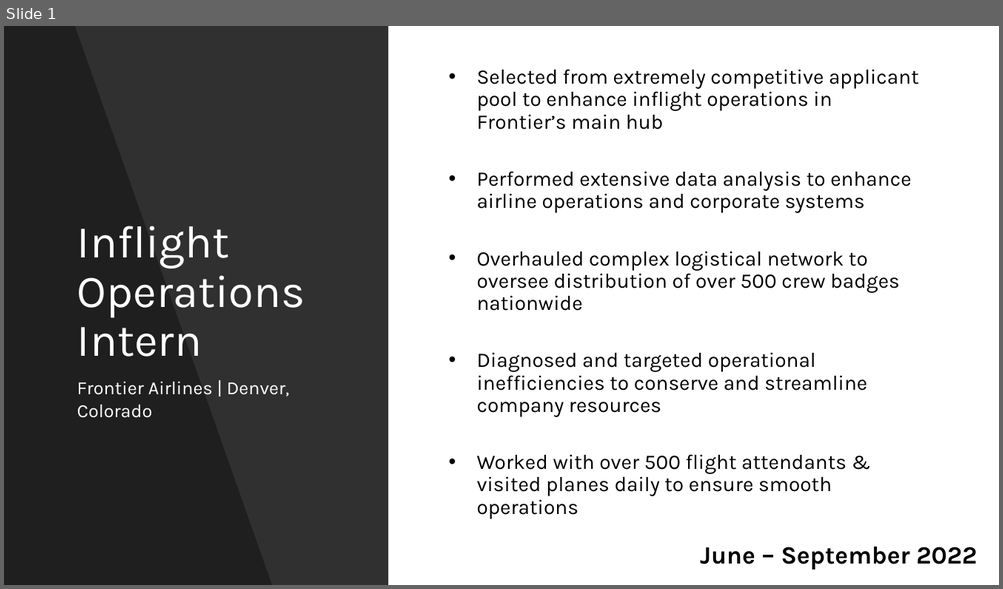
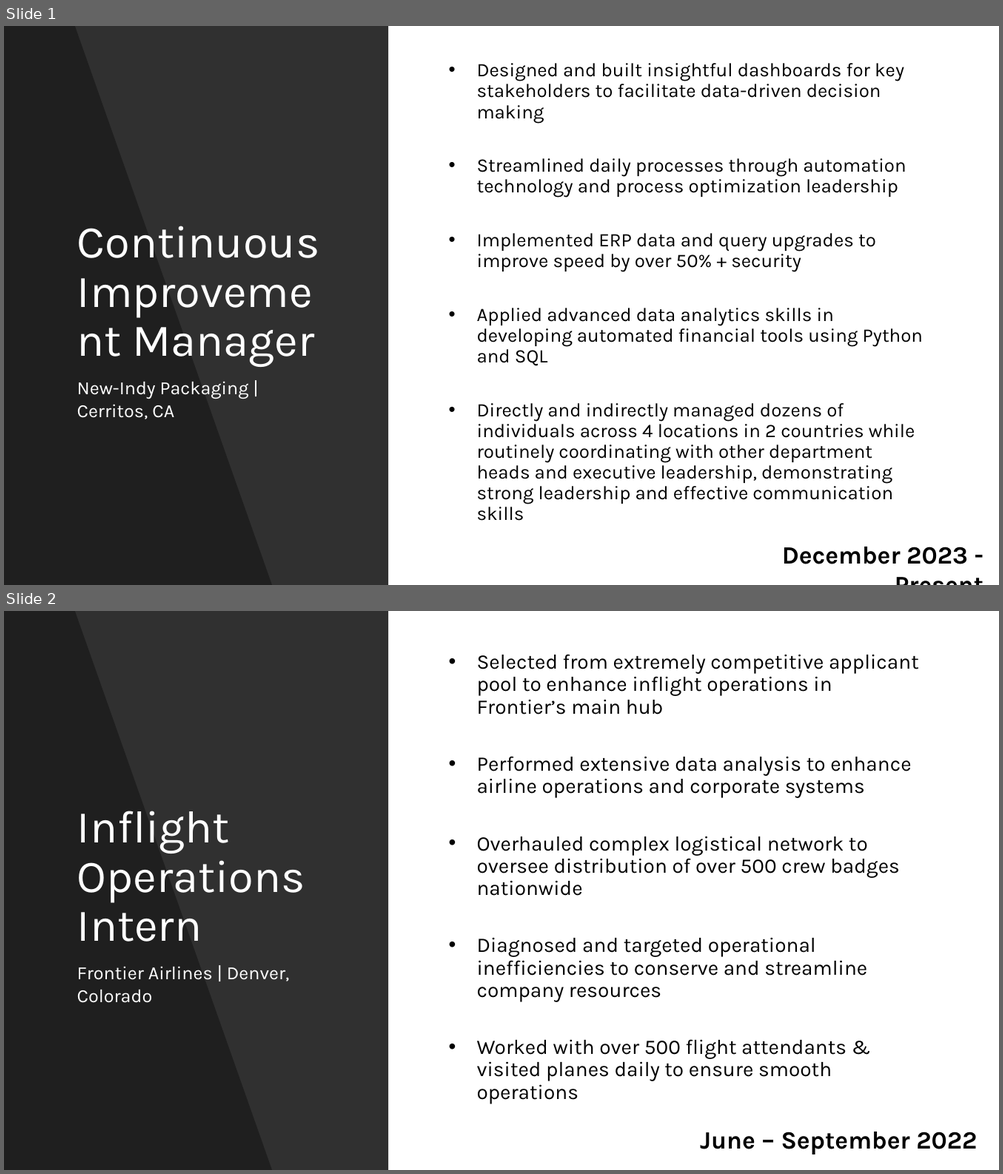
Before and after one commit to admacpherson/admacpherson.github.io, a slide deck: images/Resume Images.pptx. Shown one above the other, each under a label of ours: slide 1 before the commit, slides 1 and 2 after it. The pictures are 1003x589 and 1003x1174 pixels, drawn with LibreOffice and Linux fonts; fonts in the diff are those of the drawing. Boxes give left, top, right and bottom in pixels: in the first picture for what was removed or moved away, otherwise in the second. Text is boxed around its words. In the diff, an @@ line names an element or a change of style, - is before the commit and + after.

Commit message:
Add slide for current position

```diff
--- a/images/Resume Images.pptx
+++ b/images/Resume Images.pptx
@@ slide 1 added at box(4, 26, 999, 585), background #FFFFFF @@
@@ rectangle added at box(4, 26, 388, 585), fill #000000 at 81% opacity @@
@@ freeform shape added at box(4, 26, 272, 585), fill #000000 at 35% opacity @@
@@ text added at box(477, 80, 922, 505), 18.5 pt, text #000000 @@
+• Designed and built insightful dashboards for key stakeholders to facilitate data-driven decision making
+• Streamlined daily processes through automation technology and process optimization leadership
+• Implemented ERP data and query upgrades to improve speed by over 50% + security
+• Applied advanced data analytics skills in developing automated financial tools using Python and SQL
+• Directly and indirectly managed dozens of individuals across 4 locations in 2 countries while routinely coordinating with other department heads and executive leadership, demonstrating strong leadership and effective communication skills
@@ title added at box(77, 226, 320, 367), 44 pt, text #FFFFFF @@
+Continuous Improvement Manager
@@ text added at box(77, 381, 249, 420), 18 pt, text #FFFFFF @@
+New-Indy Packaging |
+Cerritos, CA
@@ text added at box(782, 547, 967, 565), 24 pt, text #000000, bold @@
+December 2023 - Present
@@ what was slide 1 is now slide 2 @@
```
Also in this commit, not shown: 4 other files.
